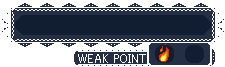
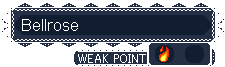
The second w=225, h=67 image is a revision of the first. Changes to its layers:
renamed "Pasted Layer" to "Bellrose", showed it, moved it above "BG", painted on it over 22, 19, 78, 31
